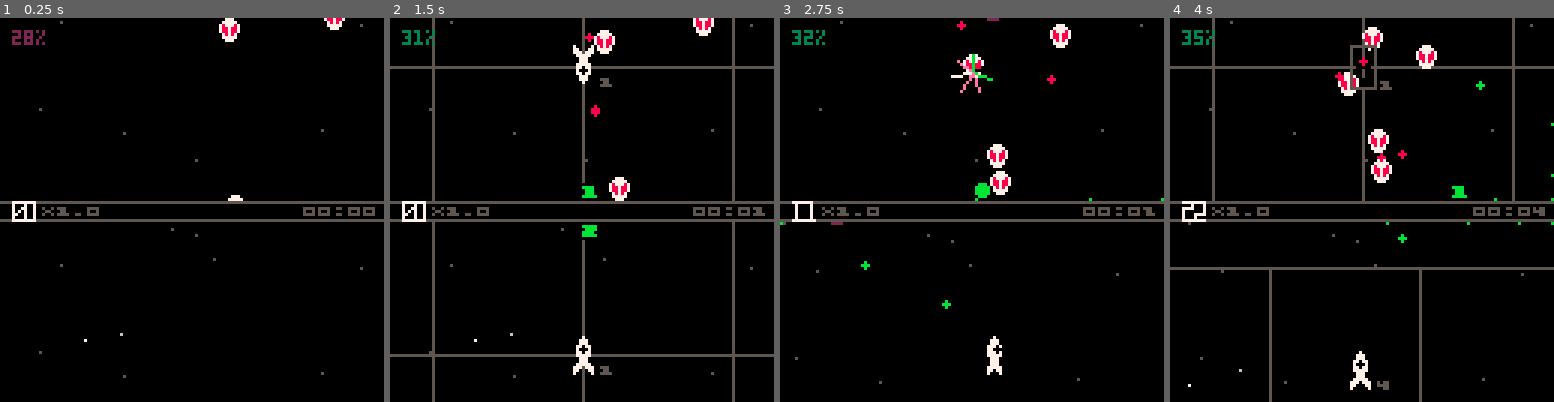
Above: before the commit, frames 1-4 (left to right).
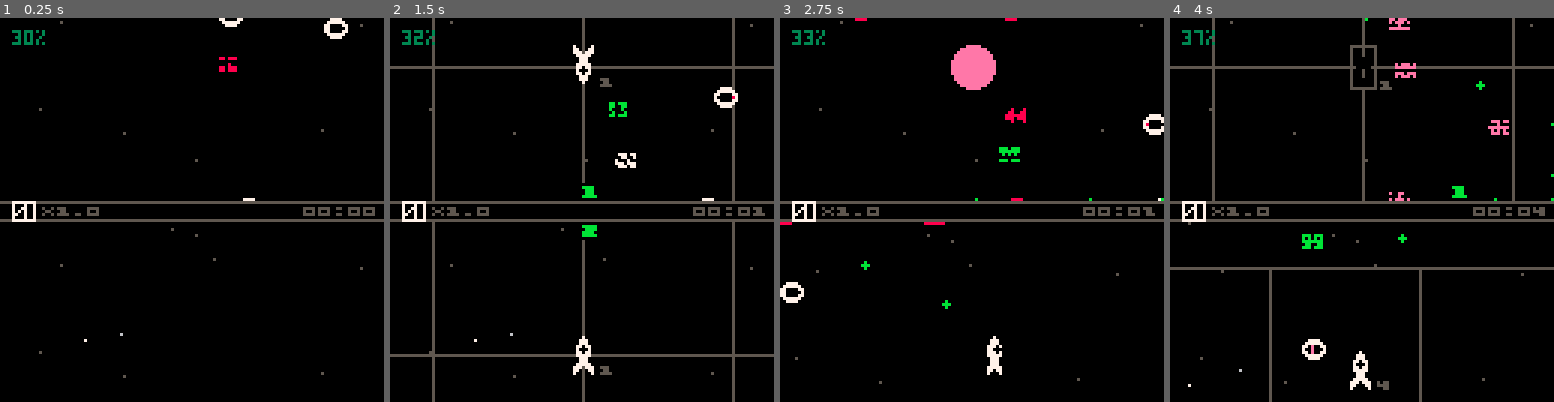
Above: after the commit, the same moments.

Repository: catnipped/friendlyfire
Game: PICO-8 cartridge friendlyfire.p8
The game is run twice, just before and just after one commit, with the same random seed, the same clock (stepped at 60 frames per second) and the same inputs.
Inputs:
- Up to frame 1 (0.25 s): no input
- Up to frame 2 (1.5 s): tap X (X key) at 0.33, 1.07 s; tap O (Z key) at 0.7 s
- Up to frame 3 (2.75 s): hold Right 1.6-2.1 s; tap O (Z key) at 1.7, 2.1, 2.5 s; tap X (X key) at 1.85 s; hold Up 2.15-2.42 s; hold Right from 2.47 s (still down)
- Up to frame 4 (4 s): tap O (Z key) at 2.9, 3.3, 3.7 s; tap X (X key) at 2.97 s; release Right at 3.03 s; hold Left 3.08-3.58 s; hold Down 3.63-3.97 s

The runs differ from the first frame. In frame 1, 0.8% of the frame differs, in the area x 3-91%, y 0-48%; in frame 2, 1.3%; in frame 3, 2.9%, in the area x 0-100%, y 0-75%; in frame 4, 2.2%.

Commit message:
wavesystem pass 2 + bugfix

Diff:
--- a/friendlyfire.p8
+++ b/friendlyfire.p8
@@ -85,6 +85,7 @@
 		projectiles = {},
 		animations = {},
 		time = 0,
+		difficulty = 0
 	}
 
 	printh("init")
@@ -123,7 +124,7 @@
 
 function vectornormalized(vector)
 	local factor = 1/(abs(vector[1])+abs(vector[2]))
-	return {vector[1]*factor,vector[2]*factor}
+	return {mid(-1,vector[1]*factor,1),mid(-1,vector[2]*factor,1)}
 end
 
 function sloppysqrt(x)
@@ -194,28 +195,56 @@
 
 function wavesystem(state)
 	local enemies = {"alien","robot","spacetrash","orb","snake"}
+	local state = state
 	local time = state.time
-	local difficulty = flr(time/15)
+	local spawn = false
+	if every(60*15,14) then
+		state.difficulty += 1
+
+		printh("diff:"..state.difficulty)
+		printh("enem:"..#state.enemies)
+	end
+	local difficulty = state.difficulty
 	local things = {}
 
-	while every(60*(15-difficulty)) and #state.enemies+#things < 5+difficulty and stat(1) < 0.9 do
+	if #state.enemies == 0 then
+		state.difficulty += 1
+		spawn = true
+		printh("diff:"..state.difficulty)
+		printh("enem:"..#state.enemies)
+	end
+	while (every(60*(mid(2,difficulty,15))) or spawn) and #state.enemies+#things < 0+mid(5,difficulty,30) and stat(1) < 0.9 do
 	 	if difficulty < 2 then
-	 		add(things,"alien")
+	 		add(things,"robot")
 	 	elseif difficulty < 4 then
 	 		add(things,enemies[2+flr(rnd(2))])
 		elseif difficulty < 5 then
-			add(thing,"snake")
+			add(things,"snake")
+		elseif difficulty < 6 then
+			add(things,"alien")
+			add(things,"alien")
+			add(things,"spacetrash")
+		elseif difficulty < 9 then
+			add(things,"robot")
+			add(things,"orb")
+		elseif difficulty < 10 then
+			add(things,"snake")
+			add(things,"snake")
+		else
+			add(things,enemies[1+flr(rnd(#enemies))])
+		end
+		if #state.enemies+#things > mid(5,difficulty,20) then
+			printh("enem:"..#state.enemies+#things)
 		end
 	end
 	for thing in all(things) do
 		if thing == "spacetrash" then
 			local origin = {const.bounds[2].x + rnd(200),const.bounds[2].y + rnd(200)}
 
-				state.enemies = generatespacetrash(3+flr(rnd(difficulty)),origin,state.enemies)
+				state.enemies = generatespacetrash(3+min(5,flr(rnd(difficulty))),origin,state.enemies)
 			elseif thing == "snake" then
 				local origin = {const.bounds[2].x + rnd(200),const.bounds[2].y + rnd(200)}
-
-				state.enemies = generatesnake(5+flr(rnd(difficulty)),origin,const.vector.right,state.enemies)
+				state.enemies = generatesnake(5+min(flr(difficulty/4),5),origin,const.vector.right,state.enemies)
 			elseif thing then
 				local origin = {const.bounds[2].x + rnd(200),const.bounds[2].y + rnd(200)}
 
@@ -408,7 +437,7 @@
 
 
 			local neighbours = myneighbours(lp.x,lp.y,sectors)
-			if playercolcheck(lp,neighbours) and isinvulnerable(lp) == false then
+			if every(4,lp.id) and playercolcheck(lp,neighbours) and isinvulnerable(lp) == false then
 				if lp.shield == true then
 					lp.shield = false
 					lp.energy = 0
@@ -483,10 +512,12 @@
 -- collisions
 function returncollisions(events, state, sectors)
 	local levents = {}
+	local nr = 0
 	each(state.projectiles, function(i)
 		local offset = 0
+		nr += 1
 		if stat(1) > 0.9 then offset = 3 end
-		if every(4+offset,(isinsector(i.x,i.y)[2] % 4+offset)) then
+		if every(4+offset,nr % 4+offset) then
 			local collision = projcollisioncheck(i, sectors)
 			if collision ~= nil then
 				i.death = true
@@ -510,19 +541,22 @@
 
 function projcollisioncheck(proj,sectors)
 	collision = nil
-	local neighbours = myneighbours(proj.x,proj.y,sectors)
+	local neighbours = {}
+	if proj.origin == "player" then
+		neighbours = myneighbours(proj.x,proj.y,sectors)
+	elseif proj.origin == "enemy" then
+		neighbours = state.players
+	end
 	each(neighbours, function(i)
 		local lrad = i.rad
 		if i.shield then lrad = i.shieldrad end
 		if collisioncheck(i.x,i.y,proj.x,proj.y,lrad,proj.rad) and (i.id ~= proj.id) and i.type ~= "projectile" then
-			if (i.type == "enemy" and proj.origin == "player") or (i.type == "player" and proj.origin == "enemy") then
-				collision = {
-					x = proj.x,
-					y = proj.y,
-					hit = i,
-					id = proj.id
-				}
-			end
+			collision = {
+				x = proj.x,
+				y = proj.y,
+				hit = i,
+				id = proj.id
+			}
 		end
 	end)
 	return collision
@@ -631,7 +665,7 @@
 			velocity = 0.3,
 			movement = function(enemy, state, events)
 				local time = state.time
-				if every(120) then
+				if every(120) or enemy.vector == {0,0} then
 					local vlist = {const.vector.up,const.vector.left,const.vector.down,const.vector.right}
 					enemy.vector = vlist[1+flr(rnd(4))]
 					enemy.projdir = {-enemy.vector[1],-enemy.vector[2]}
@@ -639,7 +673,7 @@
 				if outofbounds(enemy,const.combinedbounds) then
 					enemy.vector = {-enemy.vector[1],-enemy.vector[2]}
 				end
-				if every(180) then
+				if every(180) and enemy.projdir ~= {0,0} then
 					local rectgfx = function (proj)
 						local colors = {14,7,11,8}
 						fillp(flr(rnd(9999)))
@@ -684,7 +718,7 @@
 					lerp(enemy.vector[1],directionofplayer[1],0.01),
 					lerp(enemy.vector[2],directionofplayer[2],0.01),
 				}
-				if every(160,enemy.id) and stat(1) < 0.9 then
+				if every(160,(enemy.id%160)) and stat(1) < 0.9 then
 					enemy.projdir = directionofplayer
 					local projgfx = function(proj)
 						local color = 7
@@ -700,6 +734,9 @@
 			gfx = function(enemy, time)
 				palt(0,false)
 				palt(15,true)
+				if every(160,(enemy.id%160)+30,30) == false then
+					pal(8,0)
+				end
 				spr(6,enemy.x-3,enemy.y-4)
 			end
 		}
@@ -730,7 +767,7 @@
 		movement = function(enemy,state,events)
 			if every(10) then
 				local target = getclosestplayer(enemy.x,enemy.y)
-
+				enemy.velocity += 0.01
 				local directionoftarget = vectornormalized(vectora2b(enemy,target))
 				enemy.vector = {
 					lerp(enemy.vector[1],directionoftarget[1],0.01),
@@ -781,6 +818,7 @@
 				if target == nil then
 					enemy.movement = function(enemy,state,events)
 						if every(10) then
+							enemy.velocity += 0.01
 							local target = getclosestplayer(enemy.x,enemy.y)
 							local directionoftarget = vectornormalized(vectora2b(enemy,target))
 							enemy.vector = {
@@ -790,6 +828,7 @@
 						end
 					end
 				else
+					enemy.velocity = target.velocity
 					if collisioncheck(enemy.x,enemy.y,target.x,target.y,enemy.rad*2,target.rad) then
 						enemy.vector = {0,0}
 					else
@@ -919,14 +958,6 @@
 	local les = {}
 	les = filter(e, function(le)
 
-		-- local neighbours = myneighbours(le.x,le.y,sectors)
-		-- -- each(neighbours, function(i)
-		-- -- 	if (i ~= le) and collisioncheck(le.x, le.y, i.x, i.y, le.rad, i.rad) then
-		-- -- 		local vector = normalizedvectora2b(le,i,le.vector)
-		-- -- 		le.x -= vector[1] * (le.velocity *3)
-		-- -- 		le.y -= vector[2] * (le.velocity *3)
-		-- -- 	end
-		-- -- end)
 		le.x += le.vector[1] * le.velocity
 		le.y += le.vector[2] * le.velocity
 
@@ -966,6 +997,10 @@
 	each (newprojs, function (i)
 		add(lstate.projectiles, i.object)
 		local object = spawngfx("flare",i.object.x,i.object.y)
+
+		if i.object.color == 8 then
+			object = spawngfx("eflare",i.object.x,i.object.y)
+		end
 		add(lstate.animations,object)
 	end)
 
@@ -1112,6 +1147,19 @@
 			end
 		}
 	end
+	if type == "eflare" then
+		gfx = {
+			frame = 0,
+			runtime = 5,
+			x = lx,
+			y = ly,
+			gfx = function(gfx)
+				local clr = 7
+				if every(3,0,2) then clr = 8 end
+				circfill(gfx.x,gfx.y,4-gfx.frame/2,clr)
+			end
+		}
+	end
 	if type == "explosion" then
 		gfx = {
 			frame = 0,
@@ -1268,7 +1316,7 @@
 		if outofbounds(enemy,cambounds) then
 			local x = mid((enemy.x),p.cam.x-66,p.cam.x+64)
 			local y = mid((enemy.y),p.cam.y+y1+yoffset-1,p.cam.y+y2+yoffset)
-			if enemy.velocity > 0.5 then pal(2,8) end
+			if enemy.velocity > 0.4 and every(8-enemy.velocity) then pal(8,7) end
 			if every(30-enemy.velocity*10,0,enemy.velocity*10) then spr(14,x-1,y-1) end
 			pal()
 		end
@@ -1317,8 +1365,9 @@
 		if outofbounds(proj,cambounds) then
 			local x = mid((proj.x),p.cam.x-64,p.cam.x+63)
 		 	local y = mid((proj.y),p.cam.y+y1+yoffset,p.cam.y+y2+yoffset-1)
-
-			if every(30-proj.velocity*10,0,proj.velocity*10) then circfill(x,y,0,proj.color) end
+			local color = proj.color
+			if proj.color == 8 then color = 2 end
+			if every(30-proj.velocity*10,0,proj.velocity*10) and p.id ~= proj.id then circfill(x,y,0,color) end
 		else
 			proj.gfx(proj)
 		end
@@ -1367,9 +1416,9 @@
 
 
 __gfx__
-00000000ffffffffffffffffffffffffff7777fff77777ffff777fffff77ffffffffffffffffff7777ffffff00000000f0000ffff00000ff22220000ff0000ff
-00000000fffffffffffffffffffffffff777777f7000007ff77777fff7787fffff77ffffffff77000077ffff000000000bbbb0ff0bbbbb0f22220000f088880f
-00700700fff7fffffff7fffffff0ffff770000777070707f7877787f777887fff7e87ffffff7000000007fff00000000f0bbb0fff0bbbb0f222200000880880f
+00000000ffffffffffffffffffffffffff7777fff77777ffff777fffff77ffffffffffffffffff7777ffffff00000000f0000ffff00000ff88880000ff0000ff
+00000000fffffffffffffffffffffffff777777f7000007ff77777fff7787fffff77ffffffff77000077ffff000000000bbbb0ff0bbbbb0f88880000f088880f
+00700700fff7fffffff7fffffff0ffff770000777070707f7877787f777887fff7e87ffffff7000000007fff00000000f0bbb0fff0bbbb0f888800000880880f
 00077000ff777fffff777fffff000fff700000077007007f7887887f788007fff7807fffff700770000007ff00000000f0bbb0ff0bbbb0ff000000000888880f
 00077000ff777fffff777fffff000fff770000777070707f7887887ff7807fffff77fffff70077700000007f000000000bbbbb0f0bbbbb0f00000000088000ff
 00700700f77077fff77707fff00f00fff777777f7000007ff78787ffff77fffffffffffff70777000000007f00000000f00000fff00000ff00000000f00fffff
